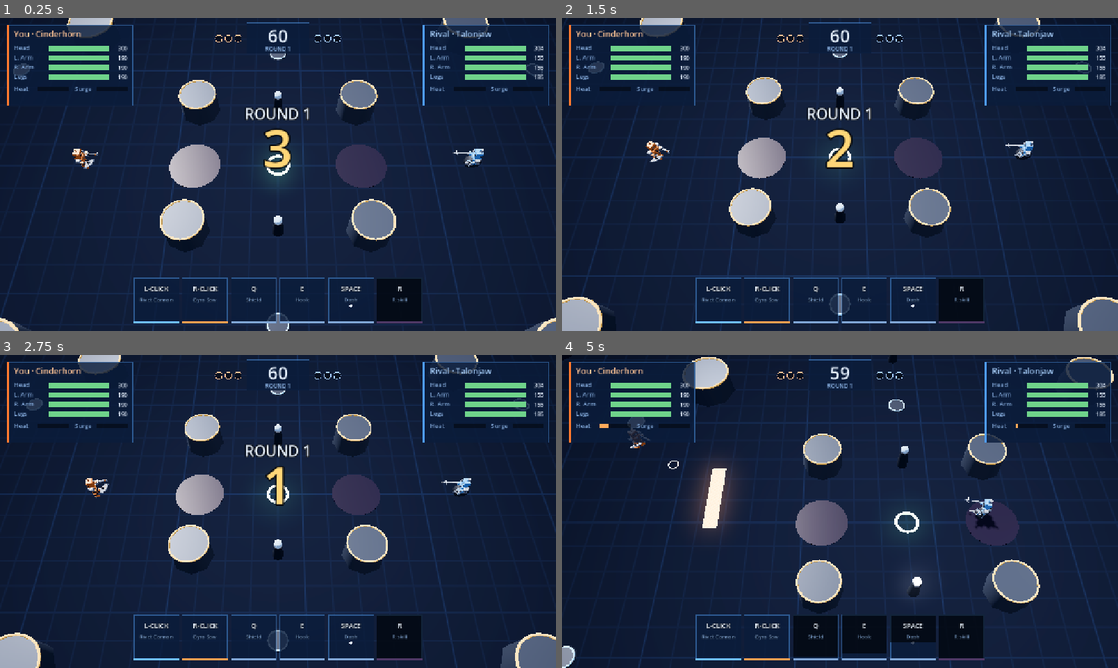
Above: before the commit, frames 1-4 (two rows, left to right).
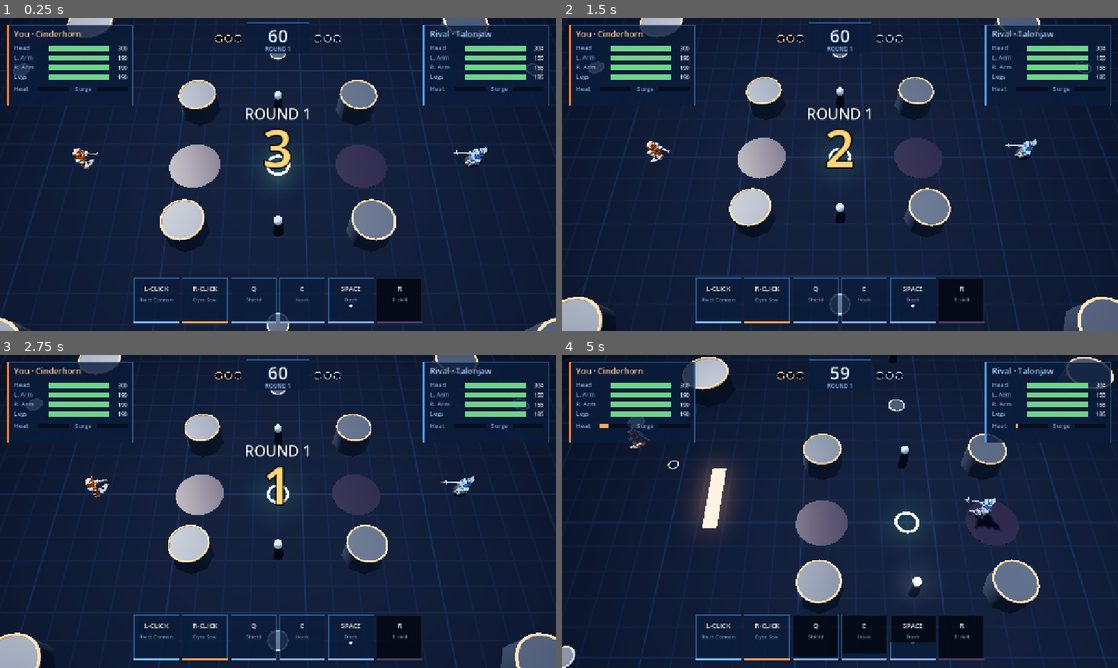
Above: after the commit, the same moments.

Repository: Vegm92/mech-duel
Game: Godot game, scene res://main.tscn
Two runs of this game, one before a commit and one after it. Both use one fixed random seed, a clock stepped at 60 frames per second and the inputs below.
Inputs (mouse positions are in pixels of both pictures, inside the frame that each line leads up to):
- Up to frame 1 (0.25 s): no input
- Up to frame 2 (1.5 s): tap Enter at 0.5, 0.6 s; move the mouse to (962, 158) at 0.52 s; hold D 0.53-1.28 s; click (962, 158) at 0.67 s; tap Space at 0.77 s; tap Keypad Enter at 0.8, 1.35 s; move the mouse to (728, 190) at 1.27 s; hold S from 1.28 s (still down)
- Up to frame 3 (2.75 s): tap Space at 1.52 s; tap E at 1.55, 2.1 s; move the mouse to (333, 442) at 2.02 s; release S at 2.03 s; hold D from 2.03 s (still down); tap Enter at 2.3 s
- Up to frame 4 (5 s): move the mouse to (812, 574) at 2.77 s; release D at 2.78 s; hold W 2.78-3.53 s; tap Enter at 2.85, 4.55 s; click (812, 574) at 2.92 s; tap Space at 3.02, 3.77, 4.52 s; tap Keypad Enter at 3.05, 3.6 s; move the mouse to (1006, 558) at 3.52 s; hold A from 3.53 s (still down); tap E at 3.8 s; move the mouse to (673, 464) at 4.27 s; tap Q at 4.35 s

The runs differ from the first frame. In frame 1, less than 0.1% of the frame differs, in the area x 13-88%, y 41-46%; in frame 2, less than 0.1%; in frame 3, less than 0.1%; in frame 4, less than 0.1%, in the area x 12-79%, y 23-56%.

Commit message:
feat(godot): head models from Blender
Ten heads (one per HEADS id) built in art/heads.blend (text block
heads_build.py) and exported to godot/assets/models/heads.glb, pivot at
the neck, +X = face. mech.gd loads the head from heads.glb instead of the
light Head plus primitive extras; new `heal` material for the Medic Dome
cross. main.gd gets a --head=<id> flag for look checks.

Evidence: production/qa/evidence/godot-heads-2026-10-26.png (not committed).

Co-Authored-By: Claude Opus 5.5 <noreply@anthropic.com>

Diff:
--- a/godot/src/main.gd
+++ b/godot/src/main.gd
@@ -29,6 +29,7 @@
 var frozen := false
 var cam_mode := 0
 var hands_arg := PackedStringArray()
+var head_arg := ""
 var target := 0
 var orbit := Vector2.ZERO
 var zoom := 1.0
@@ -49,6 +50,8 @@
 			cam_mode = a.substr(6).to_int() % CAMS.size()
 		elif a.begins_with("--hands="):
 			hands_arg = a.substr(8).split(",")
+		elif a.begins_with("--head="):
+			head_arg = a.substr(7)
 	Input.set_default_cursor_shape(Input.CURSOR_CROSS)
 	cam = Camera3D.new()
 	cam.fov = 40.0
@@ -70,6 +73,8 @@
 	if hands_arg.size() == 2:
 		mine.left = hands_arg[0]
 		mine.right = hands_arg[1]
+	if head_arg != "":
+		mine.head = head_arg
 	state = Sim.create_state([mine, rival])
 	brain = Bot.create_brain(s + 1)
 	pilot = Bot.create_brain(s + 2)
--- a/godot/src/mech.gd
+++ b/godot/src/mech.gd
@@ -170,7 +170,6 @@
 	boost_mat.emission = bc
 	var trim := mat(STEEL, 0.0, 0.55, 0.5)
 	var joint := mat(DARK, 0.0, 0.4, 0.6)
-	var eye := glow(EYES[t], 5.0)
 	var parts := {"body": body_mat, "trim": trim, "joint": joint, "gem": gem_mat, "boost": boost_mat}
 	var gun_mats := parts.merged({"glow": glow(TEAM_LIGHT[t], 1.6), "flame": glow(Color8(255, 150, 60), 5.0), "laser": glow(Color8(255, 80, 120), 6.0), "arc": glow(Color8(170, 210, 255), 4.0), "bounce": glow(Color8(120, 255, 150), 4.0)})
 	hips = Node3D.new()
@@ -180,7 +179,7 @@
 	build_legs(lo.legs, joint, trim)
 	add_part(hips, "Hips", parts)
 	add_part(torso, "Chest", parts)
-	build_head(lo.head, eye, trim, parts)
+	add_part(torso, lo.head, parts.merged({"heal": glow(Color8(90, 255, 150), 3.0)}), "heads").position.y = 1.44
 	for hand in Sim.HANDS:
 		var side := -1.0 if hand == "left" else 1.0
 		var p := Node3D.new()
@@ -226,36 +225,6 @@
 	smoke.material_override = mat(Color(0.12, 0.12, 0.14, 0.6), 0.0, 0.0, 1.0)
 	smoke.position = Vector3(0, 1.2, 0)
 	add_child(smoke)
-
-
-func build_head(kind: String, eye: Material, trim: Material, parts: Dictionary) -> void:
-	var base := Node3D.new()
-	base.position = Vector3(0, 1.44, 0)
-	torso.add_child(base)
-	add_part(base, "Head", parts)
-	var h := Node3D.new()
-	h.position = Vector3(0, 0.33, 0)
-	h.scale = Vector3.ONE * 1.1
-	base.add_child(h)
-	match kind:
-		"demon":
-			for s in [-1, 1]:
-				add(h, cyl(0.0, 0.07, 0.45, 8), trim, Vector3(0.05, 0.32, s * 0.2), Vector3(s * 0.4, 0, -0.3))
-		"antenna":
-			add(h, cyl(0.02, 0.02, 0.7, 6), trim, Vector3(-0.1, 0.5, 0.15))
-			add(h, ball(0.06, 8), eye, Vector3(-0.1, 0.86, 0.15))
-		"crest":
-			add(h, box(Vector3(0.5, 0.18, 0.06)), trim, Vector3(-0.05, 0.27, 0), Vector3(0, 0, 0.3))
-		"dish":
-			add(h, cyl(0.25, 0.05, 0.08, 12), trim, Vector3(-0.15, 0.3, -0.2), Vector3(0.5, 0, 0.3))
-		"pincer":
-			for s in [-1, 1]:
-				add(h, box(Vector3(0.35, 0.08, 0.06)), trim, Vector3(0.32, -0.12, s * 0.15), Vector3(0, s * 0.3, 0))
-		"medic":
-			add(h, box(Vector3(0.12, 0.3, 0.1)), glow(Color8(90, 255, 150), 3.0), Vector3(0, 0.25, 0))
-			add(h, box(Vector3(0.12, 0.1, 0.3)), glow(Color8(90, 255, 150), 3.0), Vector3(0, 0.25, 0))
-		"dispenser":
-			add(h, cyl(0.1, 0.1, 0.25, 8), trim, Vector3(-0.1, 0.28, 0))
 
 
 func build_legs(kind: String, joint: Material, trim: Material) -> void:
Binary file added: godot/assets/models/heads.glb
Not shown, added: godot/assets/models/heads.glb.import
Not shown, changed: CLAUDE.md
Not shown, added: art/heads.blend
